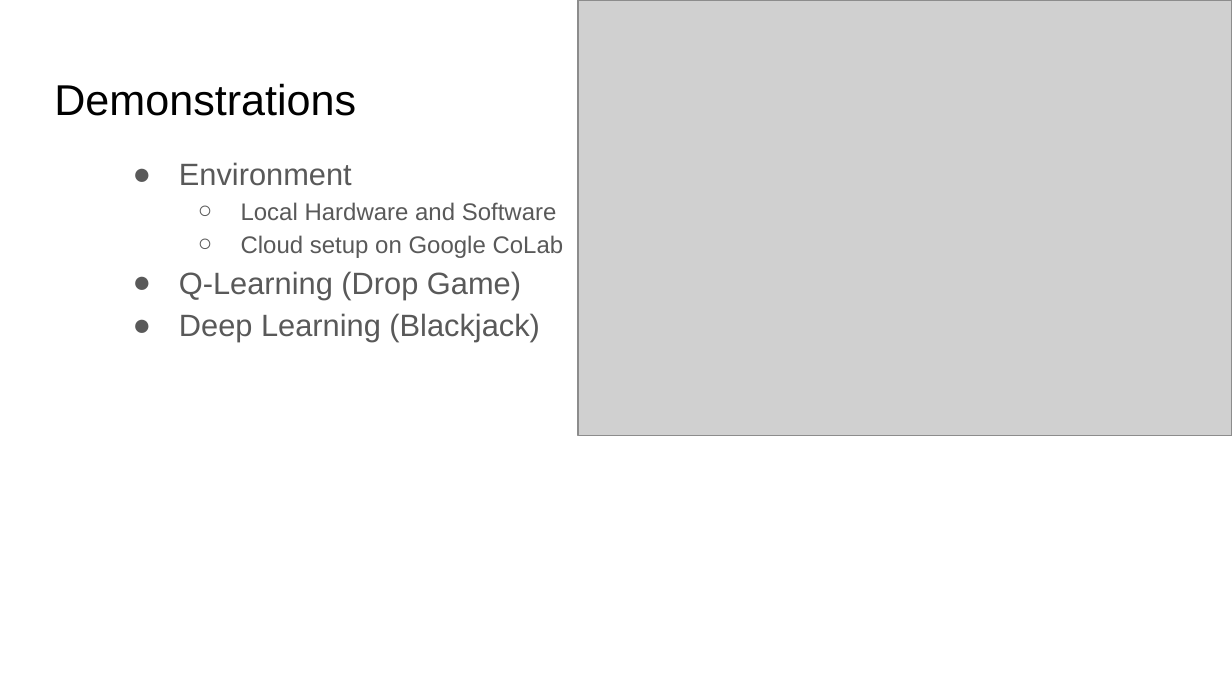
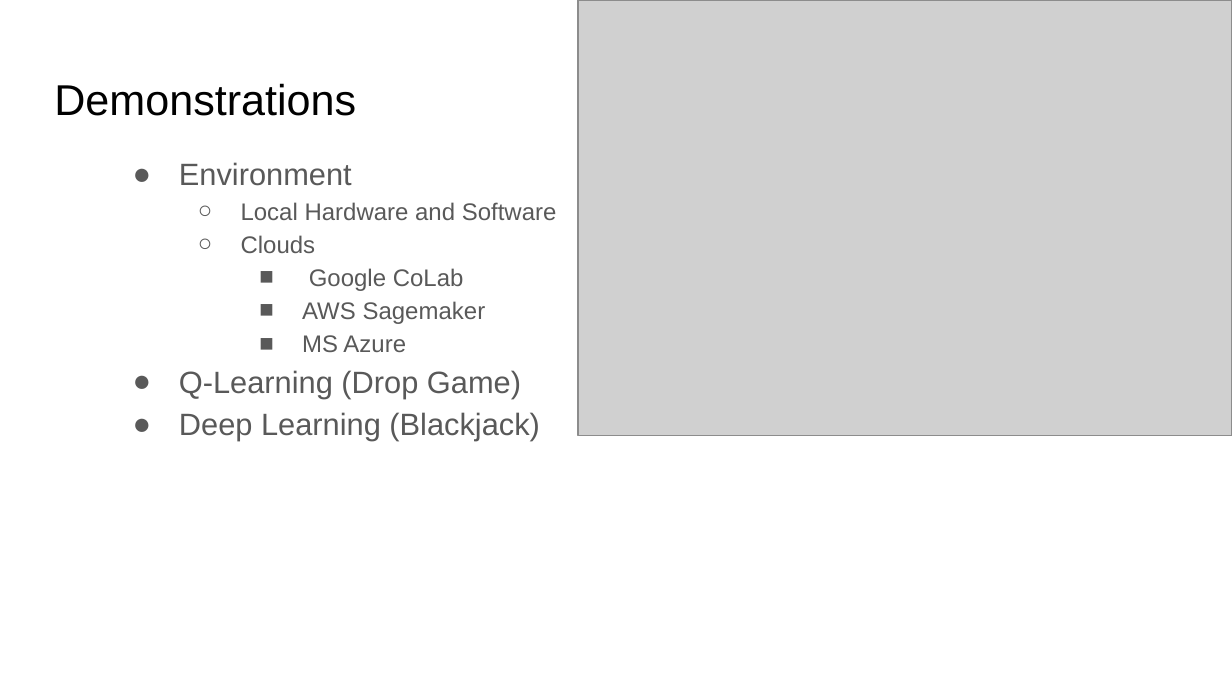
Before and after one commit to JWHPortfolio/RLTalk, a slide deck: slide 12 of Reinforcement Learning2.pptx. Drawn at 1232x693 pixels with LibreOffice and Linux fonts; fonts in the diff are those of the drawing; grey boxes stand for pictures. Boxes give left, top, right and bottom in pixels: in the first picture for what was removed or moved away, otherwise in the second. Text is boxed around its words. In the diff, an @@ line names an element or a change of style, - is before the commit and + after.

```diff
--- a/Reinforcement Learning2.pptx
+++ b/Reinforcement Learning2.pptx
@@ text at (x1=241, y1=235, x2=486, y2=352): text changed @@
-  ○ Cloud setup on Google CoLab
+  ○ Clouds
+    ■ Google CoLab
+    ■ AWS Sagemaker
+    ■ MS Azure
```
Also in this commit, not shown: 3 other slides changed.
